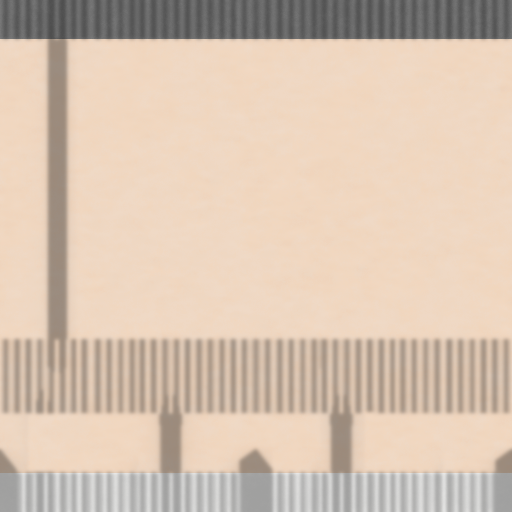
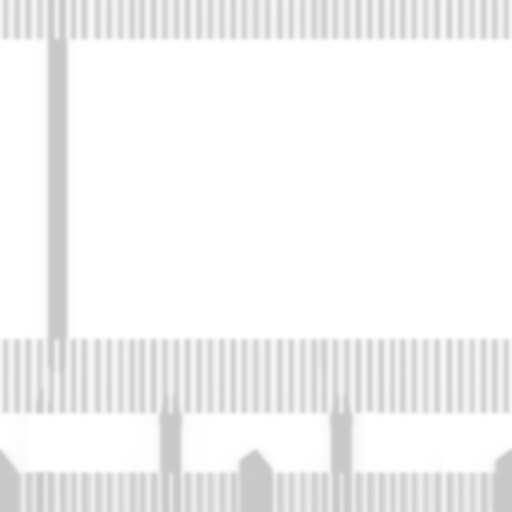
Revision of a layered (512, 512) image; what changed, layer by layer:
"5px gauss": opacity 35% → 100%, blend multiply → normal, painted on it over 0, 0, 512, 512
removed layer "uom_tank.png" over 0, 0, 512, 512
